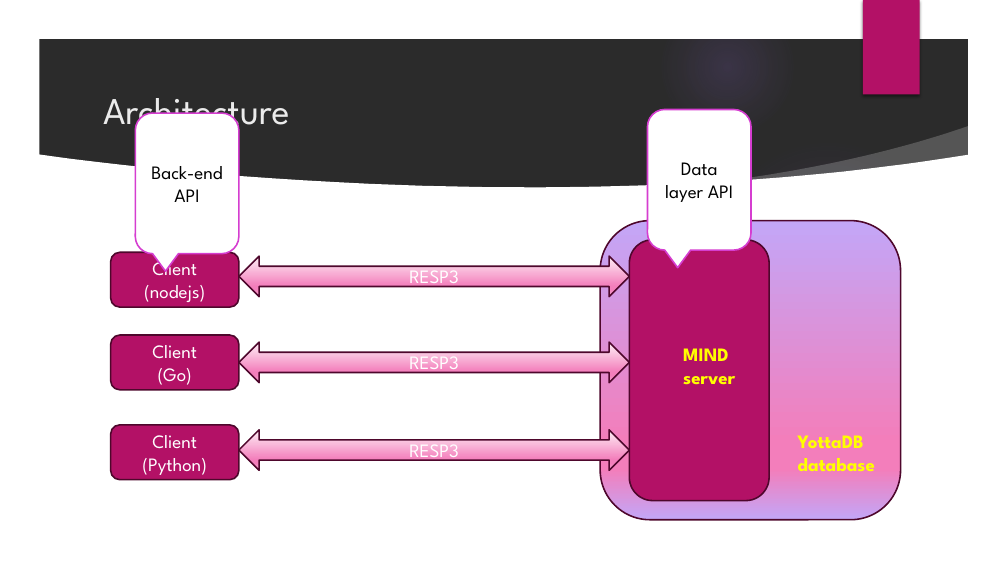
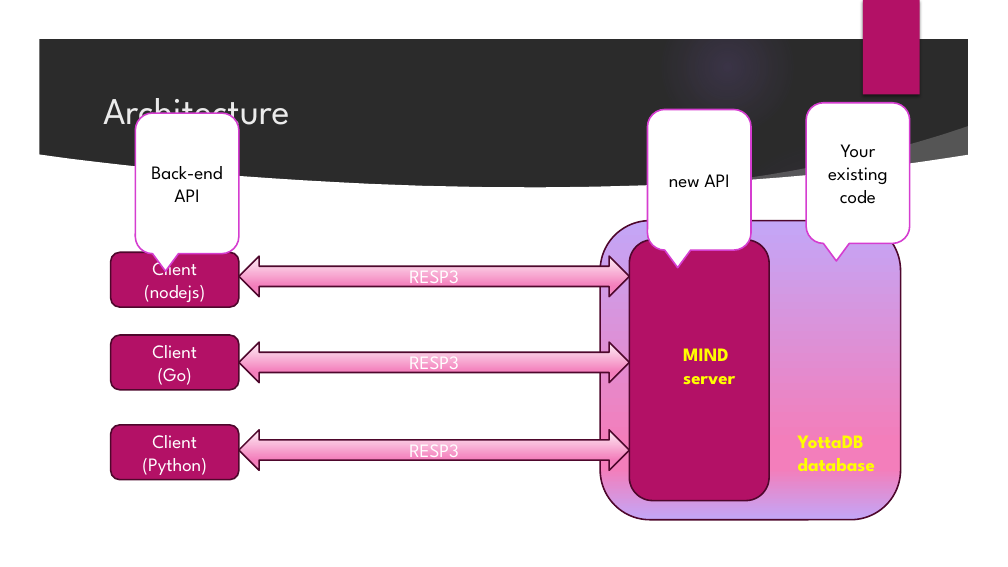
Before and after one commit to mind4yottadb/mind-server, a slide deck: slide 8 of docs/slides/def1.pptx. Drawn at 1008x567 pixels with LibreOffice and Linux fonts; fonts in the diff are those of the drawing; background and template pictures are left out; a plain dark background stands for a picture behind light text. Boxes give left, top, right and bottom in pixels: in the first picture for what was removed or moved away, otherwise in the second. Text is boxed around its words. In the diff, an @@ line names an element or a change of style, - is before the commit and + after.

```diff
--- a/docs/slides/def1.pptx
+++ b/docs/slides/def1.pptx
@@ rounded speech box added at <box>806,103,910,243</box>, fill #FFFFFF, outline #D53DD0 1.5 pt, 18 pt, text #000000 @@
+Your existing code
@@ text in rounded speech box at <box>669,174,729,188</box>: text changed @@
-Data layer API
+new API
```
Also in this commit, not shown: 3 other slides changed, 1 slide added.
